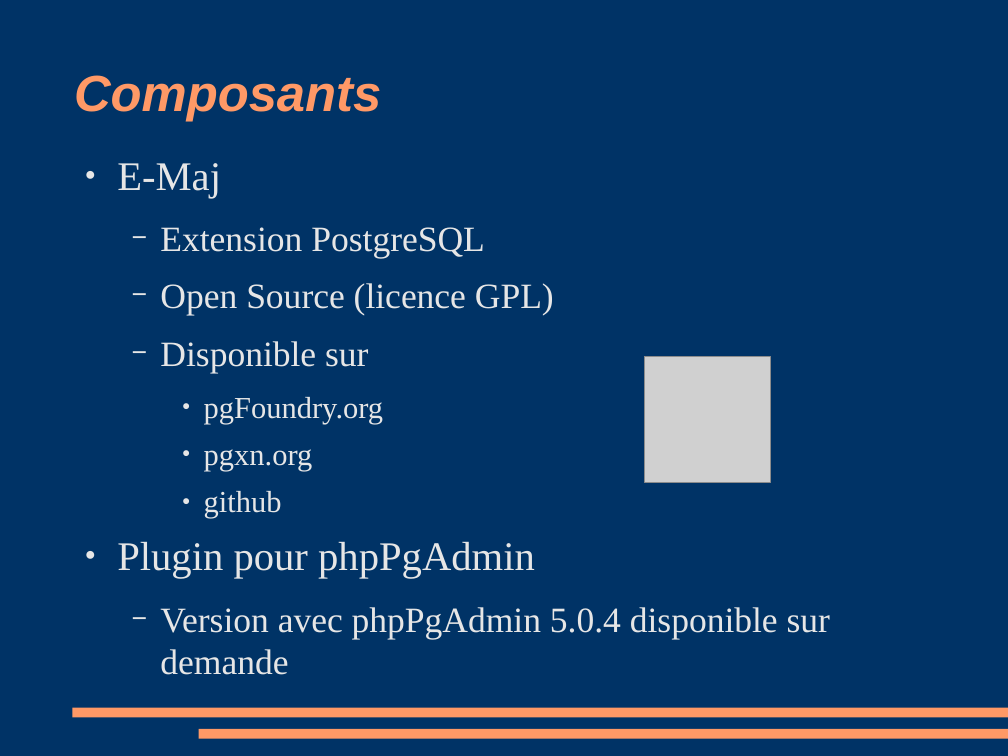
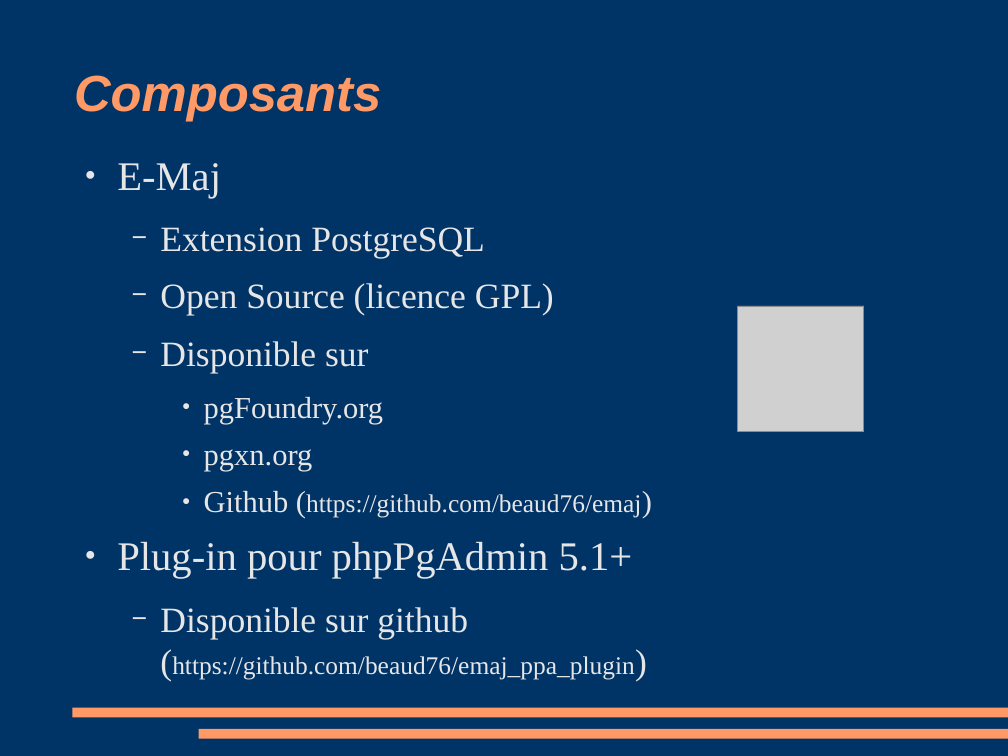
Before and after one commit to beaud76/emaj_doc, a slide deck: slide 3 of Emaj_pres_fr.odp. Drawn at 1008x756 pixels with LibreOffice and Linux fonts; fonts in the diff are those of the drawing; grey boxes stand for pictures. Boxes give left, top, right and bottom in pixels: in the first picture for what was removed or moved away, otherwise in the second. Text is boxed around its words. In the diff, an @@ line names an element or a change of style, - is before the commit and + after.

```diff
--- a/Emaj_pres_fr.odp
+++ b/Emaj_pres_fr.odp
@@ picture: place and size @@
-picture at <box>645,357,771,483</box>
+picture at <box>738,306,864,433</box>
@@ text at <box>117,491,641,680</box>: text changed; size 28 to 20 pt @@
-    ● github
-● Plugin pour phpPgAdmin
-  − Version avec phpPgAdmin 5.0.4 disponible sur demande
+    ● Github (https://github.com/beaud76/emaj)
+● Plug-in pour phpPgAdmin 5.1+
+  − Disponible sur github (https://github.com/beaud76/emaj_ppa_plugin)
```
Also in this commit, not shown: 17 other slides changed, 4 slides added, 2 slides removed, 3 other files.
